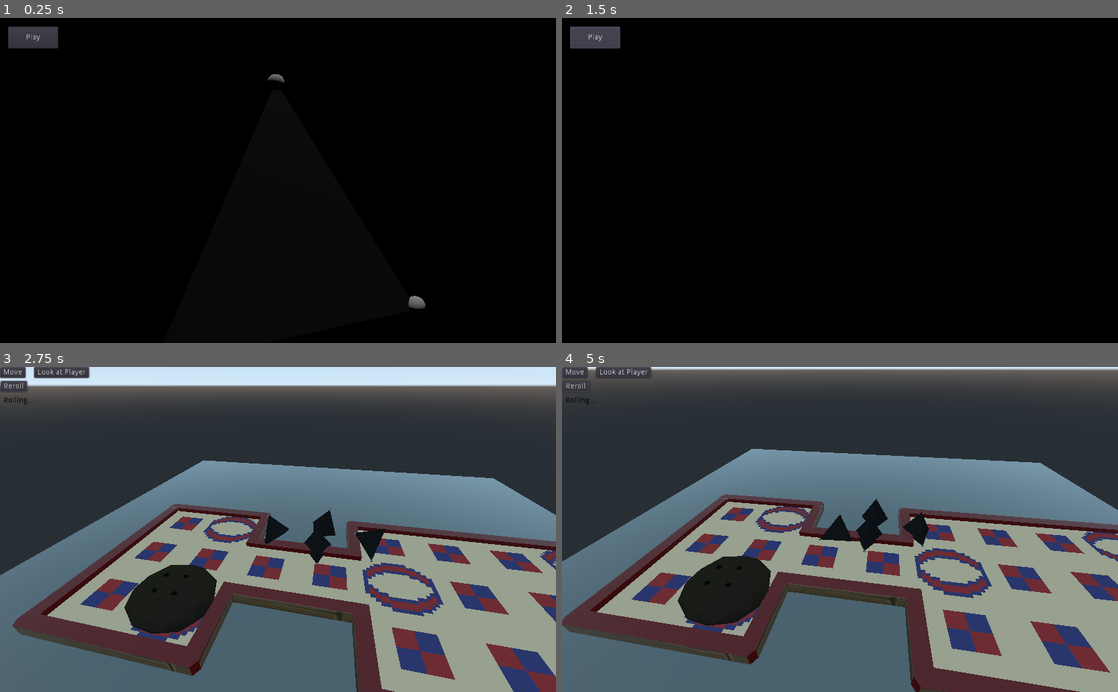
Above: before the commit, frames 1-4 (two rows, left to right).
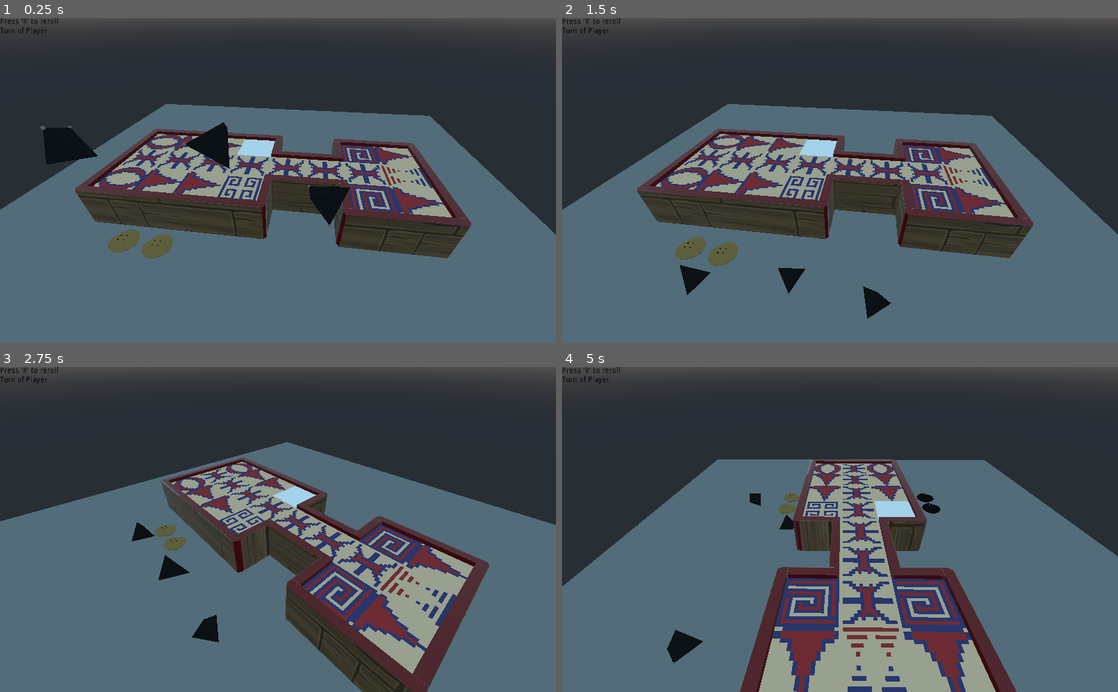
Above: after the commit, the same moments.

Repository: Dark-Energy-Studios/gwj42
Game: Godot game, scene res://scenes/TestLevel.tscn
Same seed, same stepped clock (60 frames per second), same inputs: the game is played once before the commit and once after it. Before the commit the project starts from res://demo/Menu.tscn.
Inputs (mouse positions are in pixels of both pictures, inside the frame that each line leads up to):
- Up to frame 1 (0.25 s): no input
- Up to frame 2 (1.5 s): click (595, 37) at 0.5 s, where only the run before the commit has a clickable "Play"; click (595, 37) at 1.25 s, where only the run before the commit has a clickable "Play"
- Up to frame 3 (2.75 s): tap R (r_key) at 2 s; move the mouse to (400, 513) at 2.02 s; hold Right (ui_right) from 2.03 s (still down); click (400, 513) at 2.1 s
- Up to frame 4 (5 s): tap R (r_key) at 2.75, 2.85, 3.5, 4.25, 4.35 s; move the mouse to (728, 545) at 2.77 s; release Right (ui_right) at 2.78 s; hold Left (ui_left) 2.78-3.53 s; move the mouse to (895, 458) at 3.52 s; hold Right (ui_right) from 3.53 s (still down); click (895, 458) at 3.6 s; move the mouse to (812, 594) at 4.27 s

The runs differ from the first frame. In frame 1, 98% of the frame differs, in the area x 0-100%, y 0-100%; in frame 2, 99%; in frame 3, 55%; in frame 4, 56%.

Commit message:
Add Board to TestScene

Diff:
--- a/components/Board/Board.tscn
+++ b/components/Board/Board.tscn
@@ -1,7 +1,8 @@
-[gd_scene load_steps=4 format=2]
+[gd_scene load_steps=5 format=2]
 
 [ext_resource path="res://demo/assets/fields.tres" type="MeshLibrary" id=1]
 [ext_resource path="res://components/Board/Board.gd" type="Script" id=2]
+[ext_resource path="res://assets/visual/board.glb" type="PackedScene" id=3]
 
 [sub_resource type="BoxShape" id=1]
 extents = Vector3( 1.35632, 0.0595781, 4.03613 )
@@ -24,3 +25,6 @@
 [node name="CollisionShape" type="CollisionShape" parent="."]
 transform = Transform( 1, 0, 0, 0, 1, 0, 0, 0, 1, -1.44117, 0.0180163, 0 )
 shape = SubResource( 1 )
+
+[node name="board" parent="." instance=ExtResource( 3 )]
+transform = Transform( -4.37114e-08, 0, 1, 0, 1, 0, -1, 0, -4.37114e-08, -1.5, -0.33, 2.8 )
--- a/project.godot
+++ b/project.godot
@@ -45,7 +45,7 @@
 [application]
 
 config/name="GWJ42"
-run/main_scene="res://demo/Menu.tscn"
+run/main_scene="res://scenes/TestLevel.tscn"
 config/icon="res://icon.png"
 
 [autoload]
--- a/scenes/TestLevel.tscn
+++ b/scenes/TestLevel.tscn
@@ -26,21 +26,21 @@
 
 [node name="Board" parent="." instance=ExtResource( 1 )]
 
-[node name="StaticBody" type="StaticBody" parent="."]
-transform = Transform( 4.277, 0, 0, 0, 0.064, 0, 0, 0, 4.963, -1.5, 0, 0 )
+[node name="Table" type="StaticBody" parent="."]
+transform = Transform( 7, 0, 0, 0, 0.1, 0, 0, 0, 7, -1.5, -0.944855, 0 )
 __meta__ = {
 "_edit_group_": true
 }
 
-[node name="CollisionShape" type="CollisionShape" parent="StaticBody"]
+[node name="CollisionShape" type="CollisionShape" parent="Table"]
 shape = SubResource( 1 )
 
-[node name="MeshInstance" type="MeshInstance" parent="StaticBody"]
+[node name="MeshInstance" type="MeshInstance" parent="Table"]
 mesh = SubResource( 3 )
 material/0 = null
 
 [node name="Dices" type="Spatial" parent="."]
-transform = Transform( 1, 0, 0, 0, 1, 0, 0, 0, 1, -3.3607, 1.53673, 0 )
+transform = Transform( 1, 0, 0, 0, 1, 0, 0, 0, 1, -4.55625, 1.53673, 0 )
 
 [node name="Dice" parent="Dices" instance=ExtResource( 5 )]
 transform = Transform( -0.0297884, 0.999556, 0, -0.999556, -0.0297884, 0, 0, 0, 1, 0, 1.05737, 0 )
@@ -52,6 +52,10 @@
 transform = Transform( 0.497882, 0.853372, 0.154499, 0, -0.17815, 0.984003, 0.867245, -0.489918, -0.0886976, 0, 0.383462, 1.21631 )
 
 [node name="PlayerChips" type="Spatial" parent="."]
+transform = Transform( 1, 0, 0, 0, 1, 0, 0, 0, 1, 0, -0.770211, 0 )
+__meta__ = {
+"_edit_group_": true
+}
 
 [node name="Chip" parent="PlayerChips" instance=ExtResource( 2 )]
 transform = Transform( 1, 0, 0, 0, 1, 0, 0, 0, 1, -3.8377, 0.422113, -2.77298 )
@@ -60,6 +64,10 @@
 transform = Transform( 1, 0, 0, 0, 1, 0, 0, 0, 1, -3.88128, 0.426465, -1.98025 )
 
 [node name="EnemyChips" type="Spatial" parent="."]
+transform = Transform( 1, 0, 0, 0, 1, 0, 0, 0, 1, 5.04212, -0.759192, -5.43938 )
+__meta__ = {
+"_edit_group_": true
+}
 
 [node name="Chip" parent="EnemyChips" instance=ExtResource( 2 )]
 transform = Transform( 1, 0, 0, 0, 1, 0, 0, 0, 1, -3.8377, 0.422113, 2.63133 )
@@ -88,7 +96,7 @@
 }
 
 [node name="GameCamera" parent="." instance=ExtResource( 6 )]
-transform = Transform( 1, 0, 0, 0, 1, 0, 0, 0, 1, -1.55161, 0.318496, 0 )
+transform = Transform( 0.128588, -0.379506, -0.91621, 0, 0.92388, -0.382683, 0.991698, 0.0492085, 0.1188, -2, 0, 0.324738 )
 distance = 3.0
 height = 5.0
 fov = 70.0
